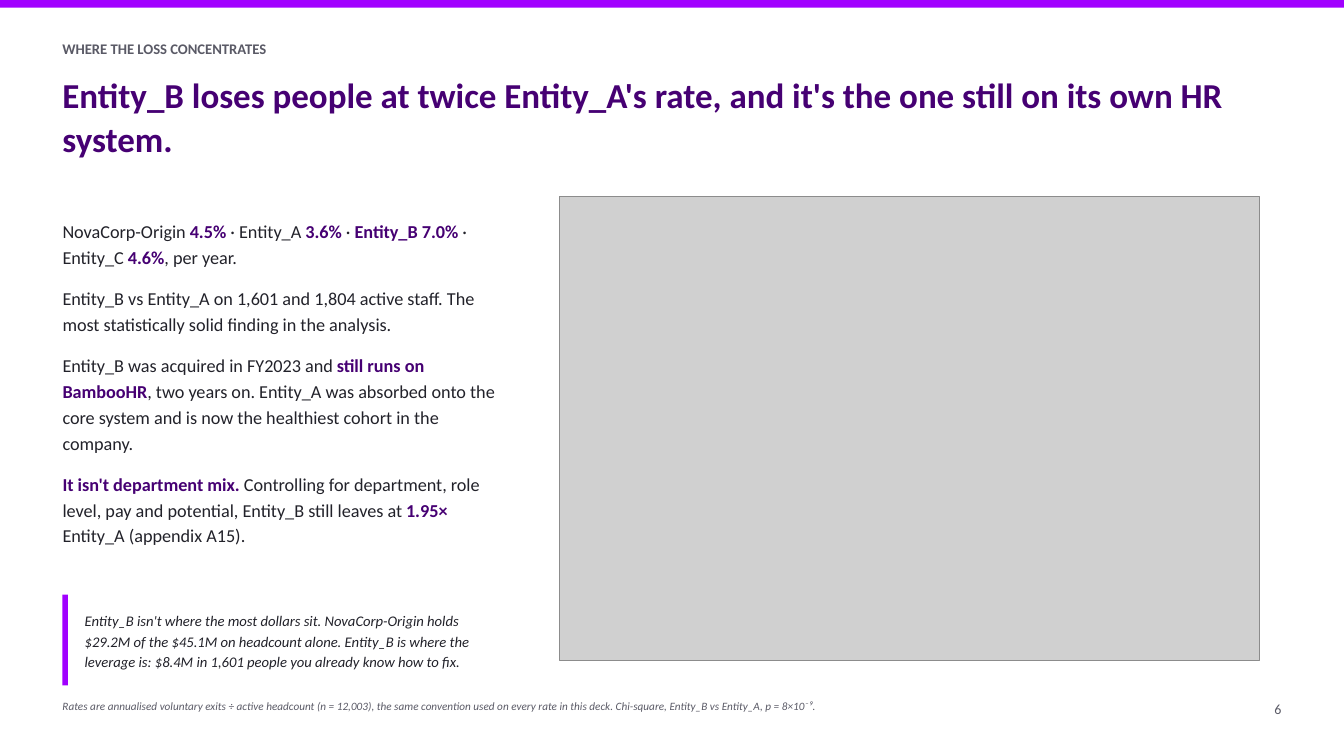
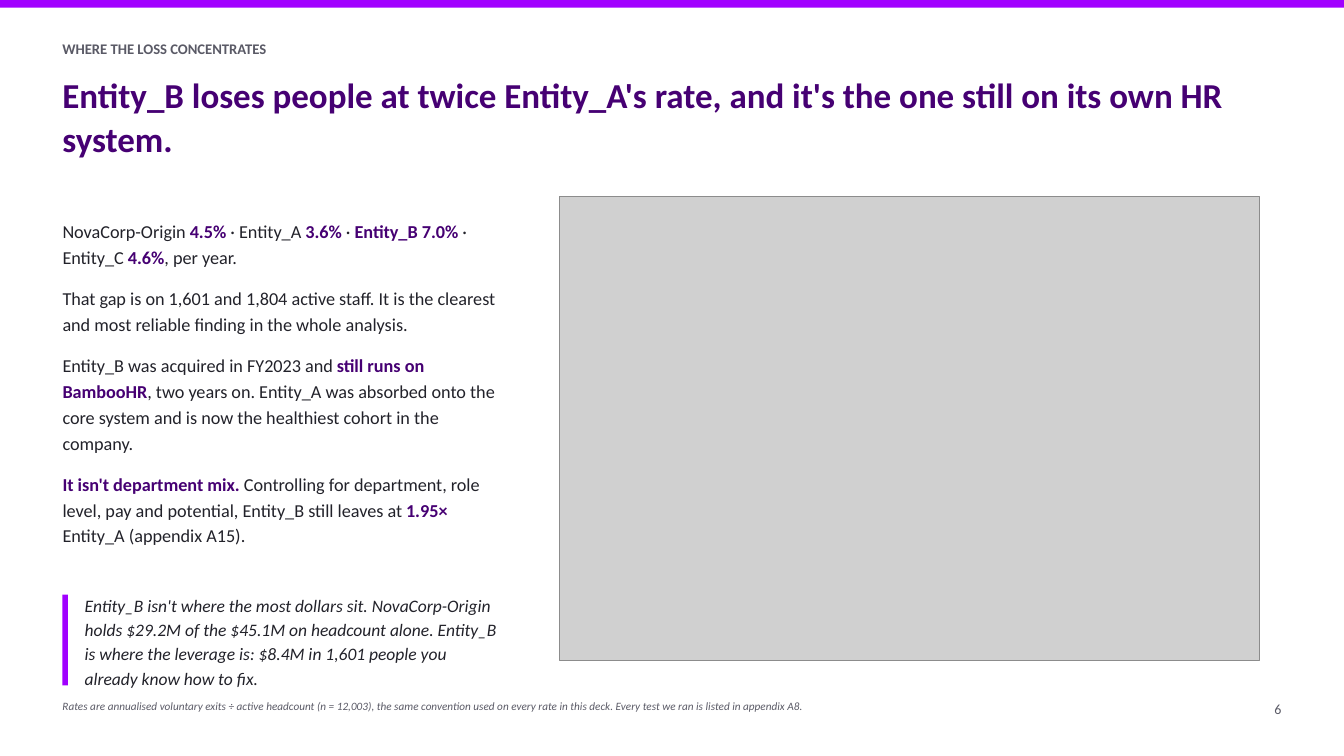
Before and after one commit to athxrva21/subaa_datathon, a slide deck: slide 6 of deck/NovaCorp_deck.pptx. Drawn at 1344x756 pixels with LibreOffice and Linux fonts; fonts in the diff are those of the drawing; grey boxes stand for pictures. Boxes give left, top, right and bottom in pixels: in the first picture for what was removed or moved away, otherwise in the second. Text is boxed around its words. In the diff, an @@ line names an element or a change of style, - is before the commit and + after.

Commit message:
fix(deck): remove statistical jargon from main slides and enlarge callouts

```diff
--- a/deck/NovaCorp_deck.pptx
+++ b/deck/NovaCorp_deck.pptx
@@ text at (x1=63, y1=292, x2=496, y2=334): text changed @@
-Entity_B vs Entity_A on 1,601 and 1,804 active staff. The most statistically solid finding in the analysis.
+That gap is on 1,601 and 1,804 active staff. It is the clearest and most reliable finding in the whole analysis.
@@ text "Entity_B isn't where the most ..." at (x1=85, y1=600, x2=497, y2=688): size 10.5 to 12.5 pt @@
@@ text at (x1=62, y1=702, x2=802, y2=712): text changed @@
-Rates are annualised voluntary exits ÷ active headcount (n = 12,003), the same convention used on every rate in this deck. Chi-square, Entity_B vs Entity_A, p = 8×10⁻⁹.
+Rates are annualised voluntary exits ÷ active headcount (n = 12,003), the same convention used on every rate in this deck. Every test we ran is listed in appendix A8.
```
Also in this commit, not shown: 11 other slides changed, 6 other files.
